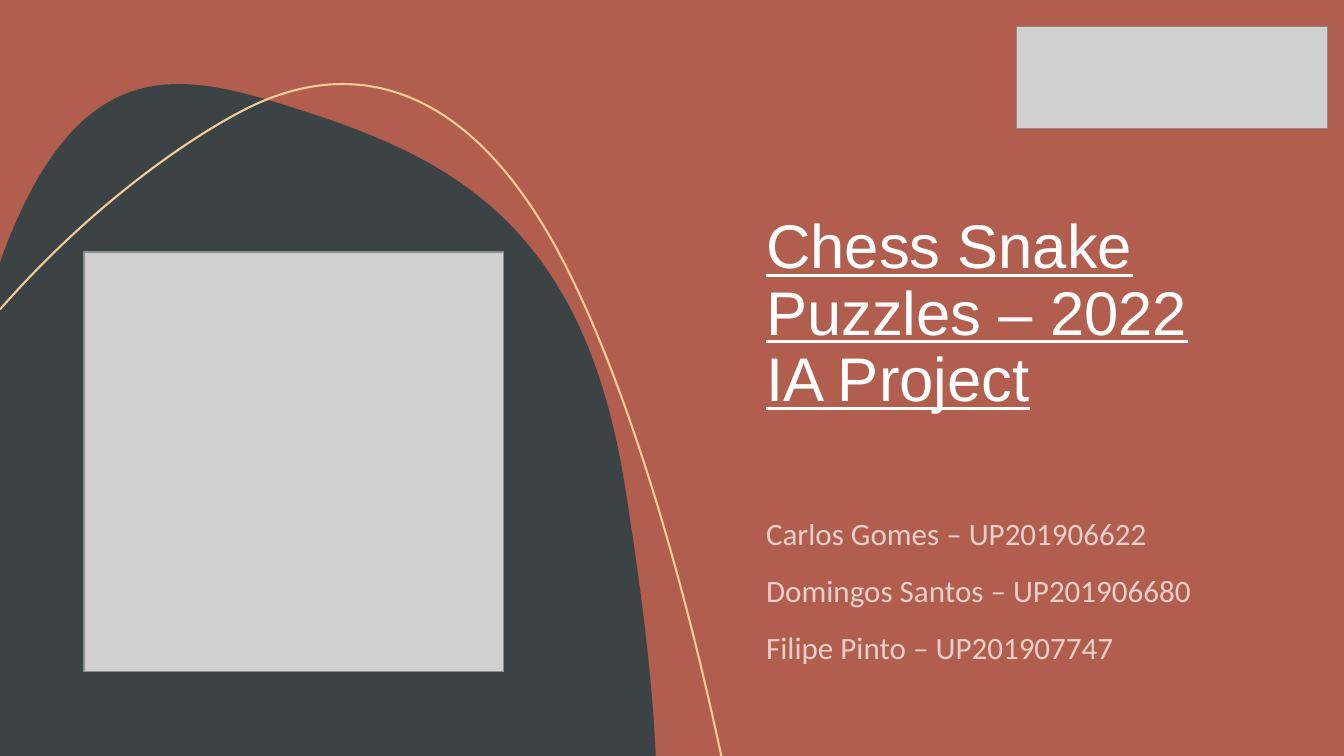
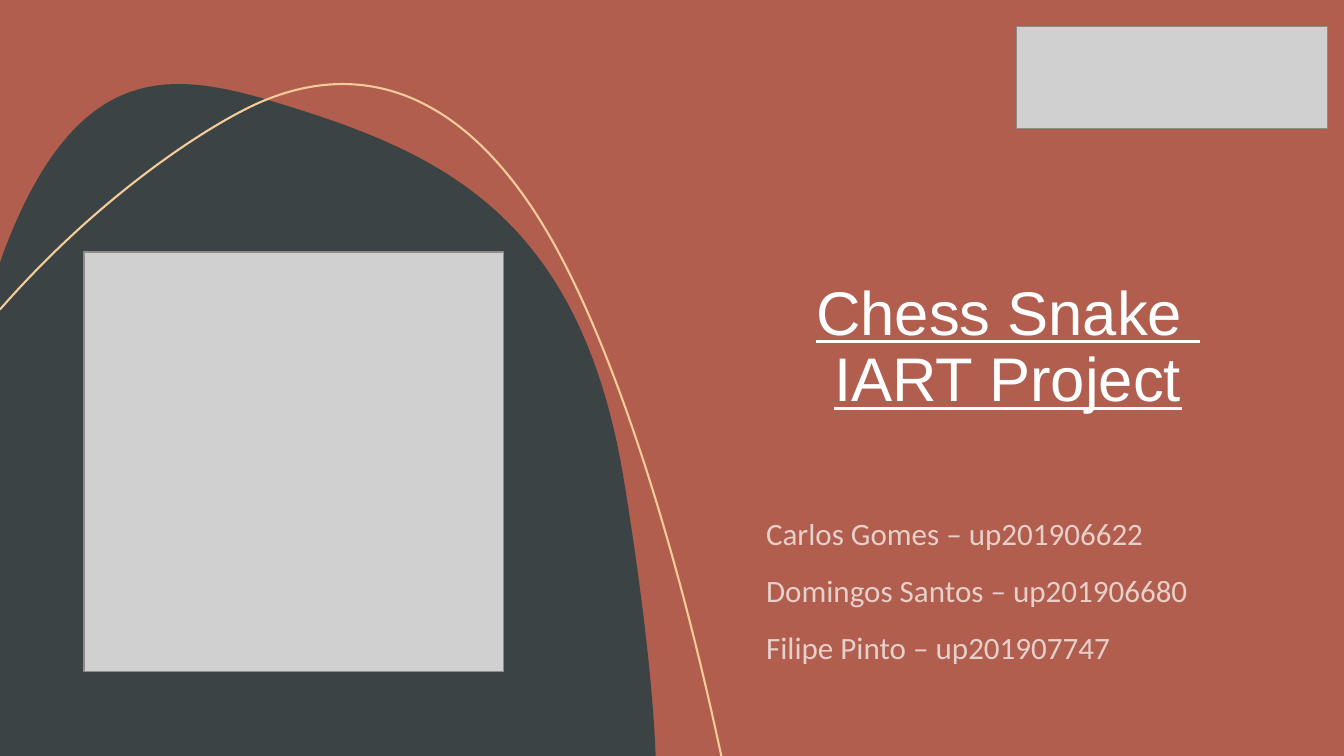
Before and after one commit to itsdomsantos/IART-2022, a slide deck: slide 1 of Chess Snake Puzzles – 2022 IA Project.pptx. Drawn at 1344x756 pixels with LibreOffice and Linux fonts; fonts in the diff are those of the drawing; grey boxes stand for pictures. Boxes give left, top, right and bottom in pixels: in the first picture for what was removed or moved away, otherwise in the second. Text is boxed around its words. In the diff, an @@ line names an element or a change of style, - is before the commit and + after.

```diff
--- a/Chess Snake Puzzles – 2022 IA Project.pptx
+++ b/Chess Snake Puzzles – 2022 IA Project.pptx
@@ title at (x1=816, y1=290, x2=1183, y2=413): text changed @@
-Chess Snake Puzzles – 2022 IA Project
+Chess Snake
+IART Project
@@ subtitle at (x1=766, y1=524, x2=1187, y2=664): text changed @@
-Carlos Gomes – UP201906622
-Domingos Santos – UP201906680
-Filipe Pinto – UP201907747
+Carlos Gomes – up201906622
+Domingos Santos – up201906680
+Filipe Pinto – up201907747
```
Also in this commit, not shown: 3 other slides changed, 1 slide added.
